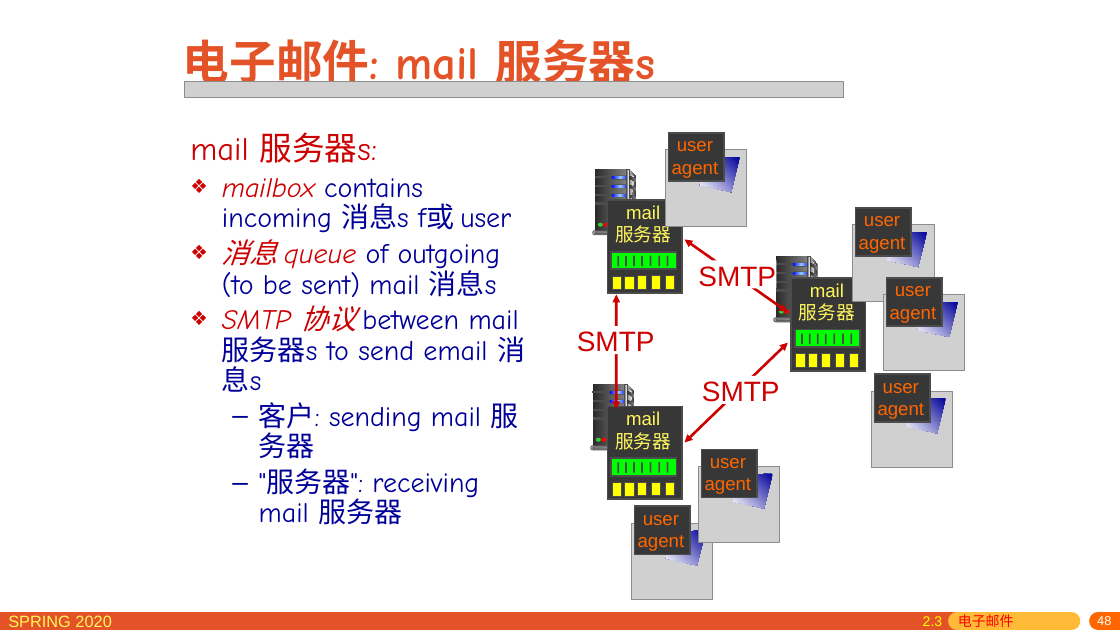
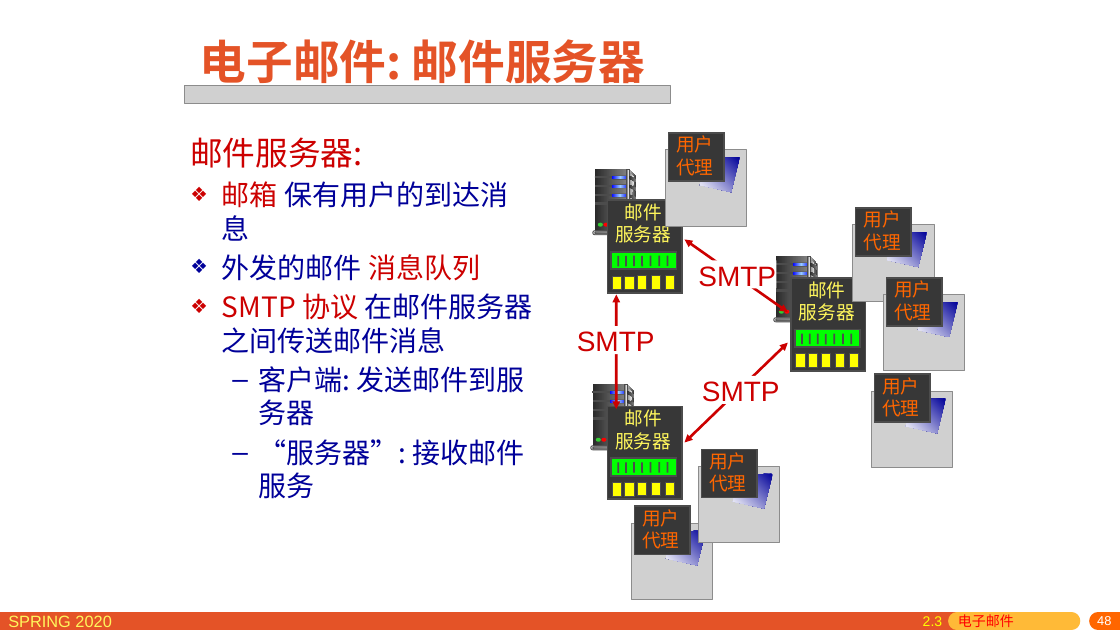
Before and after one commit to network-distributed/presentations, a slide deck: slide 48 of chapter2_cn.pptx. Drawn at 1120x630 pixels with LibreOffice and Linux fonts; fonts in the diff are those of the drawing; grey boxes stand for pictures. Boxes give left, top, right and bottom in pixels: in the first picture for what was removed or moved away, otherwise in the second. Text is boxed around its words. In the diff, an @@ line names an element or a change of style, - is before the commit and + after.

```diff
--- a/chapter2_cn.pptx
+++ b/chapter2_cn.pptx
@@ title at box(200, 31, 645, 91): text changed; font Comic Neue to Noto Sans CJK SC @@
-电子邮件: mail 服务器s
+电子邮件: 邮件服务器
@@ picture: place and size @@
-picture at box(185, 82, 844, 98)
+picture at box(185, 86, 670, 103)
@@ text at box(190, 137, 532, 499): text changed; font Comic Neue to Noto Sans CJK SC @@
-mail 服务器s:
-❖ mailbox contains incoming 消息s f或 user
-❖ 消息 queue of outgoing (to be sent) mail 消息s
-❖ SMTP 协议 between mail 服务器s to send email 消息s
-  – 客户: sending mail 服务器
-  – "服务器": receiving mail 服务器
+邮件服务器:
+❖ 邮箱 保有用户的到达消息
+❖ 外发的邮件 消息队列
+❖ SMTP 协议 在邮件服务器之间传送邮件消息
+  – 客户端: 发送邮件到服务器
+  – “服务器”: 接收邮件 服务
@@ text at box(676, 135, 713, 176): text changed @@
-user
-agent
+用户
+代理
@@ text at box(625, 203, 662, 221): text changed @@
-mail
+邮件
@@ text at box(863, 210, 900, 251): text changed @@
-user
-agent
+用户
+代理
@@ text at box(808, 281, 845, 299): text changed @@
-mail
+邮件
@@ text at box(894, 280, 931, 321): text changed @@
-user
-agent
+用户
+代理
@@ text at box(882, 377, 919, 417): text changed @@
-user
-agent
+用户
+代理
@@ text at box(625, 409, 662, 427): text changed @@
-mail
+邮件
@@ text at box(709, 452, 746, 492): text changed @@
-user
-agent
+用户
+代理
@@ text at box(642, 509, 679, 549): text changed @@
-user
-agent
+用户
+代理
```
Also in this commit, not shown: 71 other slides changed, 1 other file.
